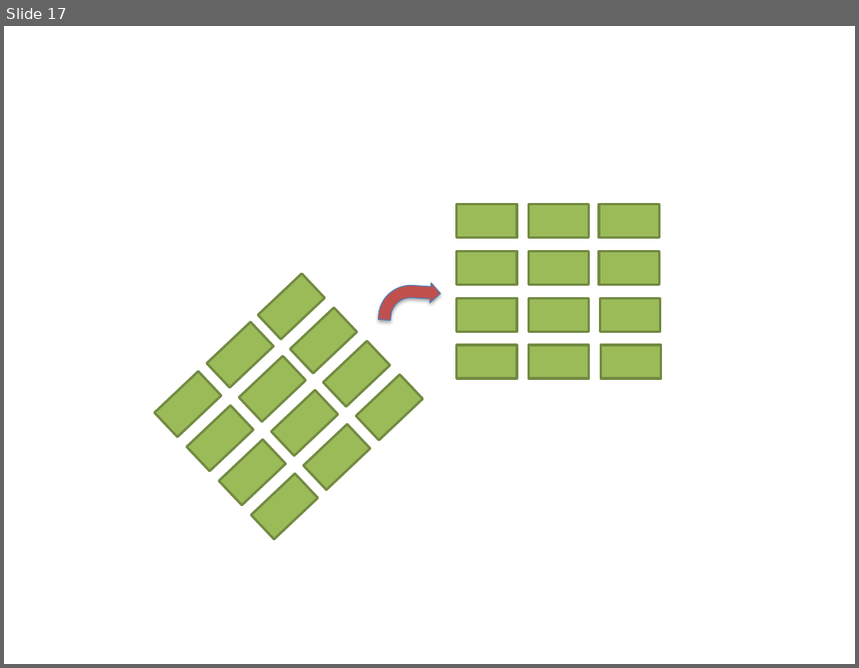
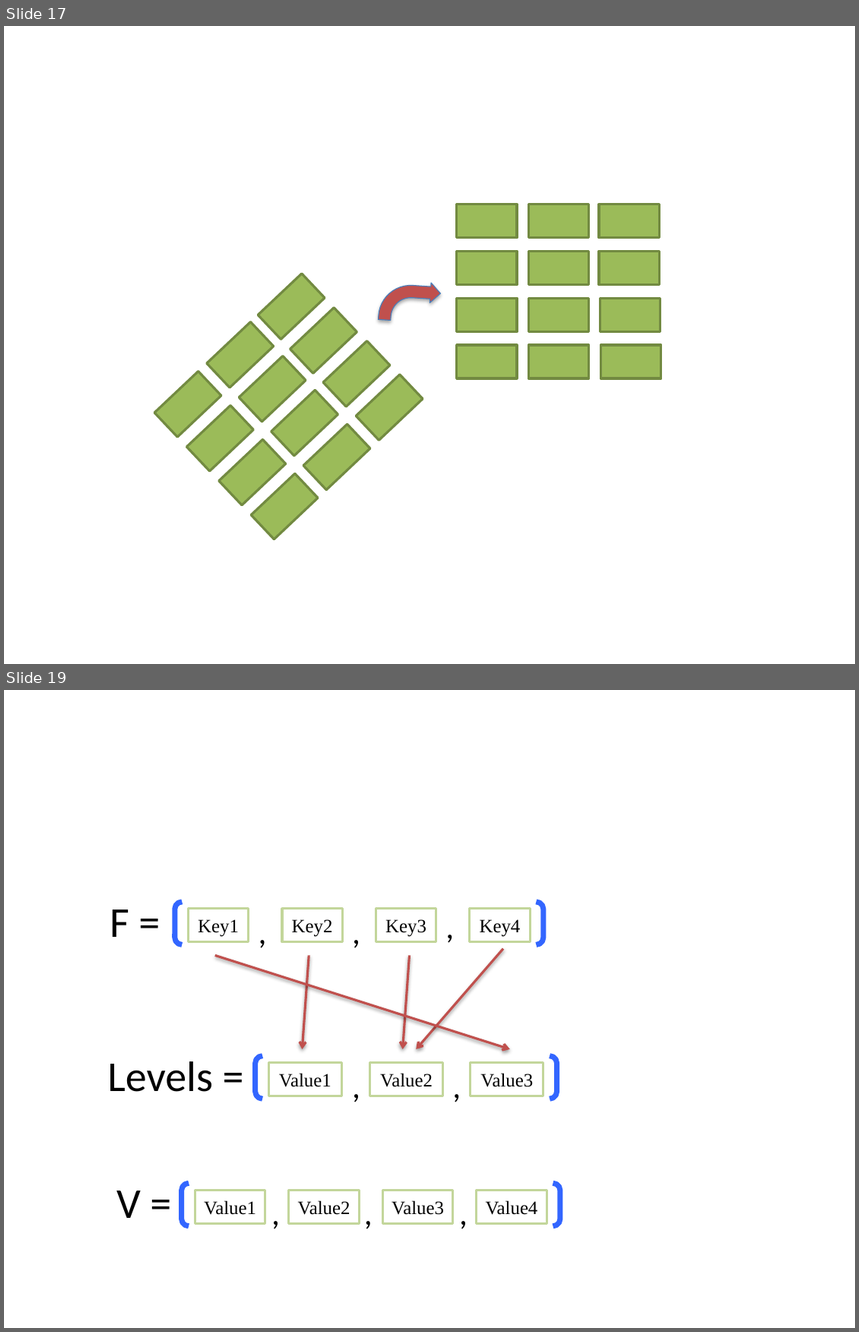
Before and after one commit to dboyliao/MLDM_RBasic, a slide deck: appendix/genImagesExamples.pptx. Shown one above the other, each under a label of ours: slide 17 before the commit, slides 17 and 19 after it; the slides between them are not shown. The pictures are 859x668 and 859x1332 pixels, drawn with LibreOffice and Linux fonts; fonts in the diff are those of the drawing. Boxes give left, top, right and bottom in pixels: in the first picture for what was removed or moved away, otherwise in the second. Text is boxed around its words. In the diff, an @@ line names an element or a change of style, - is before the commit and + after.

```diff
--- a/appendix/genImagesExamples.pptx
+++ b/appendix/genImagesExamples.pptx
@@ slide 19 added at (4,690,855,1328), background #FFFFFF @@
@@ group added at (110,902,544,955): 4 texts, 4 rectangles, 1 bracket pair @@
+F =
+Key1
+Key3
+Key4
+,
+,
+,
+Key2
@@ arrow added from (215, 955) to (509, 1049), #C0504D 2 pt @@
@@ arrow added from (309, 955) to (302, 1049), #C0504D 2 pt @@
@@ arrow added from (409, 955) to (403, 1049), #C0504D 2 pt @@
@@ arrow added from (503, 948) to (416, 1049), #C0504D 2 pt @@
@@ group added at (107,1056,557,1110): 3 texts, 3 rectangles, 1 bracket pair @@
+Levels =
+Value1
+Value3
+,
+,
+Value2
@@ group added at (116,1184,560,1237): 4 texts, 4 rectangles, 1 bracket pair @@
+V =
+Value1
+Value3
+Value4
+,
+,
+,
+Value2
```
Also in this commit, not shown: 1 other slide added, 6 other files.
